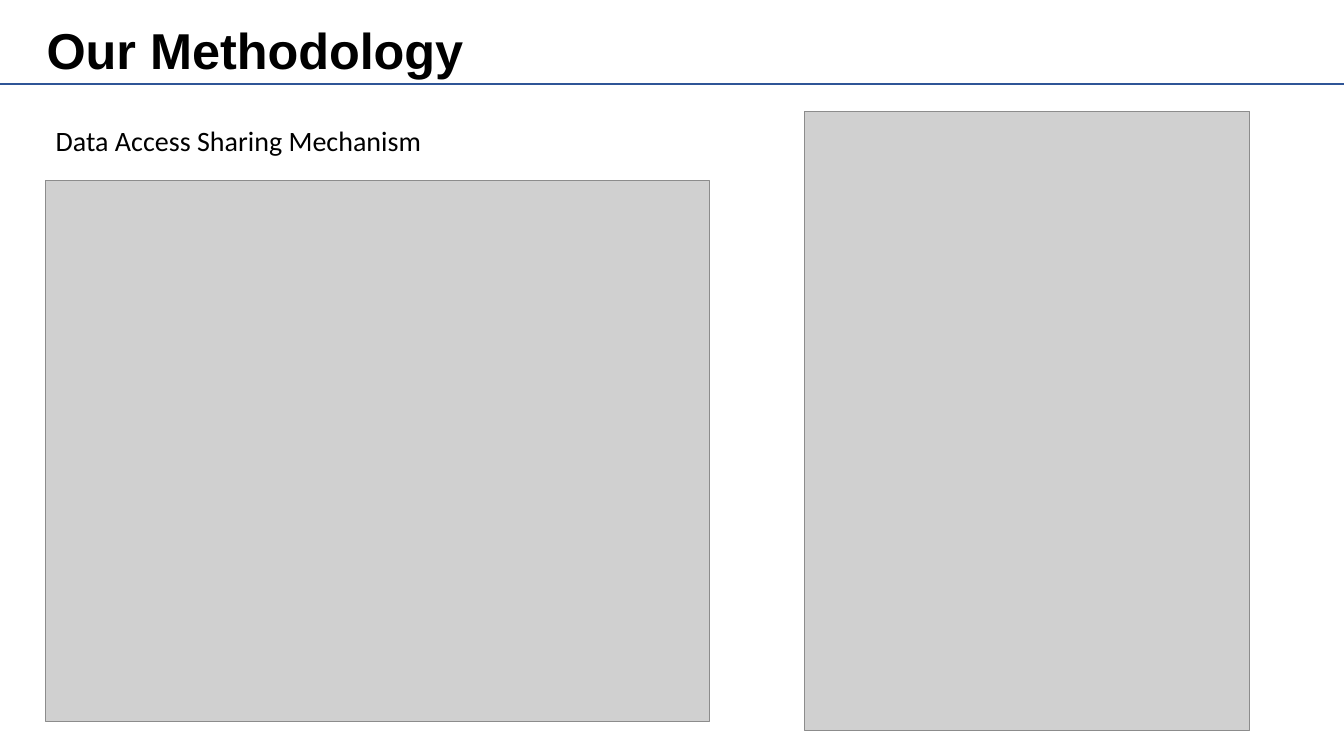
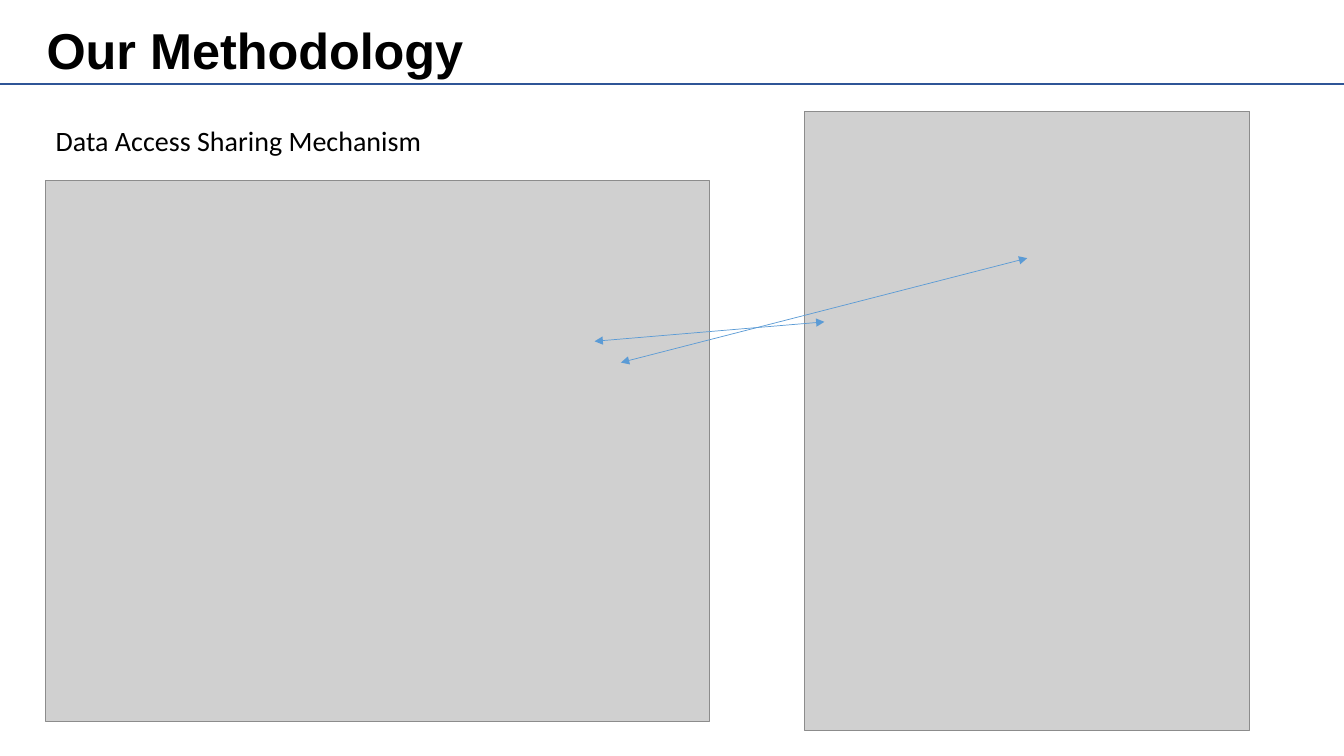
Before and after one commit to HEROhaoyu/MyDocument, a slide deck: slide 8 of 并发点对点查询/其它材料/PPT/GraphCPP介绍.pptx. Drawn at 1344x756 pixels with LibreOffice and Linux fonts; fonts in the diff are those of the drawing; grey boxes stand for pictures; background and template pictures are left out. Boxes give left, top, right and bottom in pixels: in the first picture for what was removed or moved away, otherwise in the second. Text is boxed around its words. In the diff, an @@ line names an element or a change of style, - is before the commit and + after.

```diff
--- a/并发点对点查询/其它材料/PPT/GraphCPP介绍.pptx
+++ b/并发点对点查询/其它材料/PPT/GraphCPP介绍.pptx
@@ double arrow added from (1027, 258) to (621, 363), #5B9BD5 0.5 pt @@
@@ double arrow added from (825, 322) to (595, 342), #5B9BD5 0.5 pt @@
```
Also in this commit, not shown: 5 other slides changed, 2 slides added, 24 other files.
